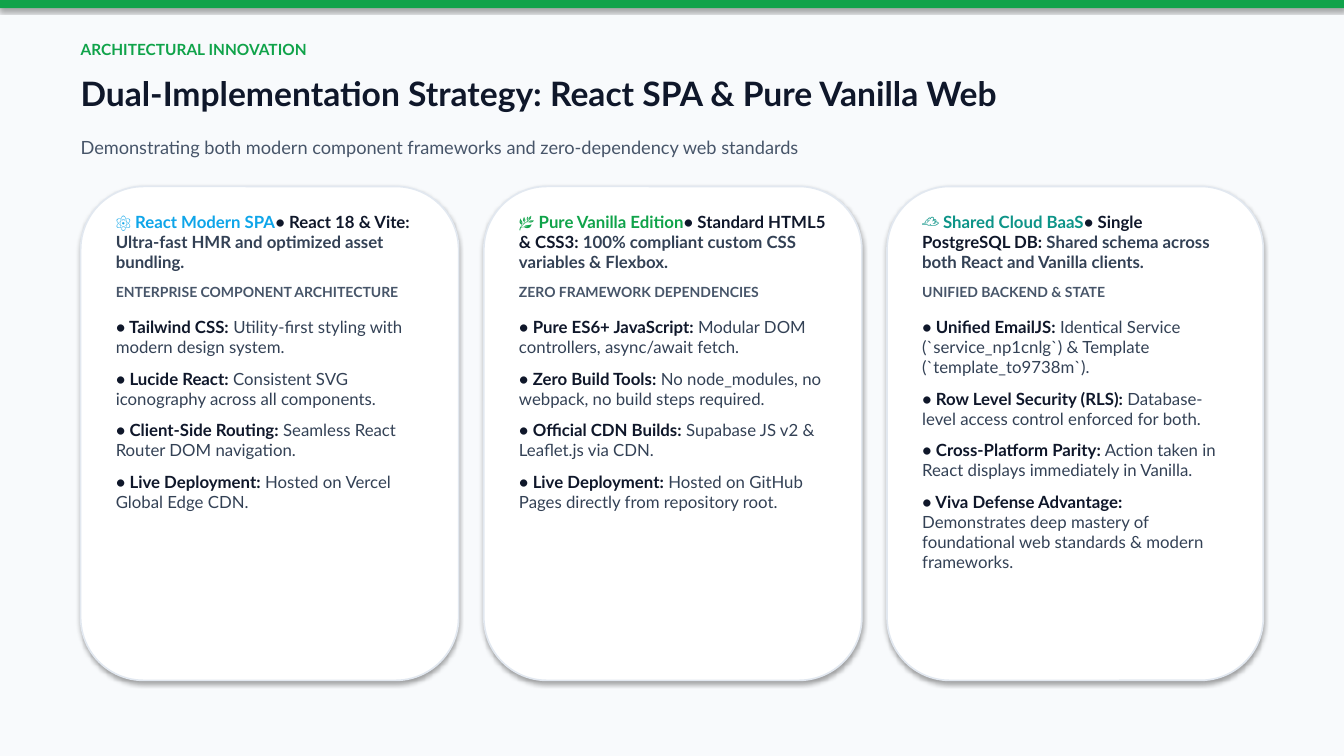
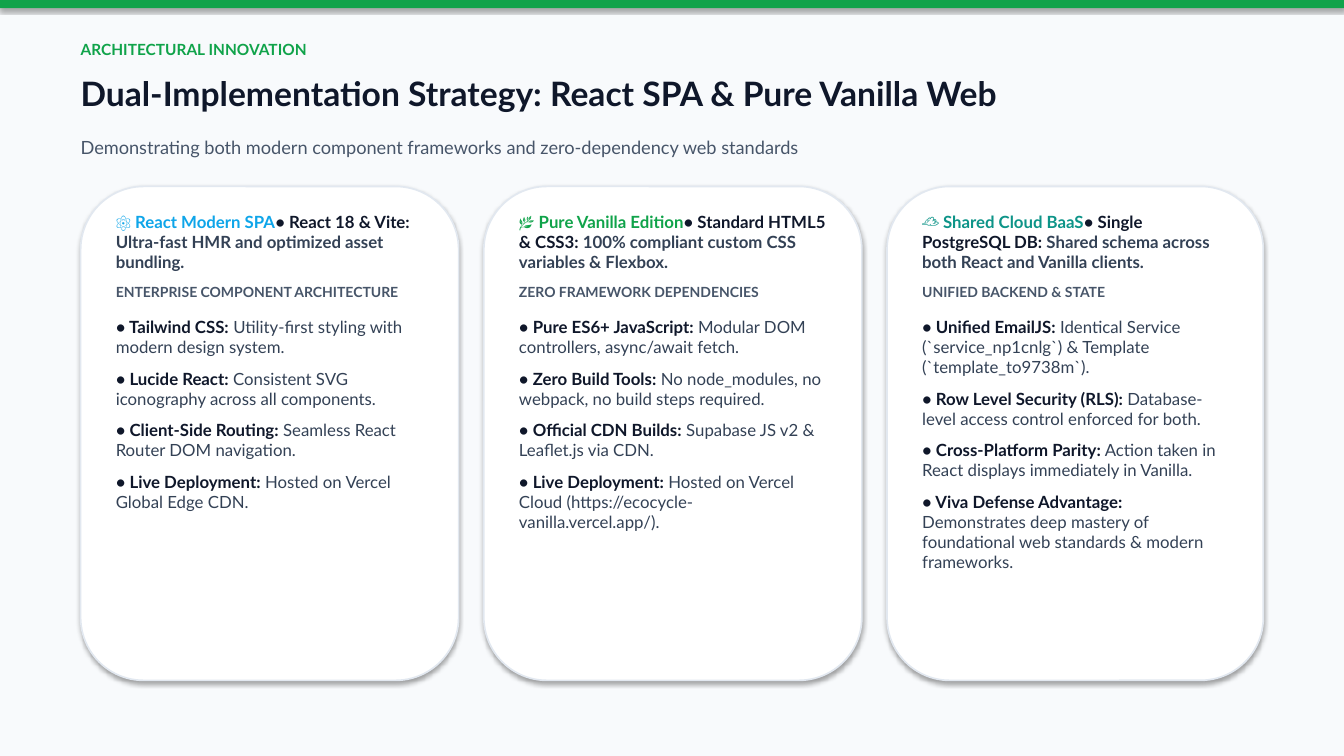
Before and after one commit to chandan-bk/ecocycle-vanilla, a slide deck: slide 6 of EcoCycle_Project_Presentation.pptx. Drawn at 1344x756 pixels with LibreOffice and Linux fonts; fonts in the diff are those of the drawing. Boxes give left, top, right and bottom in pixels: in the first picture for what was removed or moved away, otherwise in the second. Text is boxed around its words. In the diff, an @@ line names an element or a change of style, - is before the commit and + after.

Commit message:
docs: update vanilla live URL to https://ecocycle-vanilla.vercel.app/

```diff
--- a/EcoCycle_Project_Presentation.pptx
+++ b/EcoCycle_Project_Presentation.pptx
@@ text at (519,475,794,531): text changed @@
-• Live Deployment: Hosted on GitHub Pages directly from repository root.
+• Live Deployment: Hosted on Vercel Cloud (https://ecocycle-vanilla.vercel.app/).
```
Also in this commit, not shown: 3 other slides changed, 2 other files.
